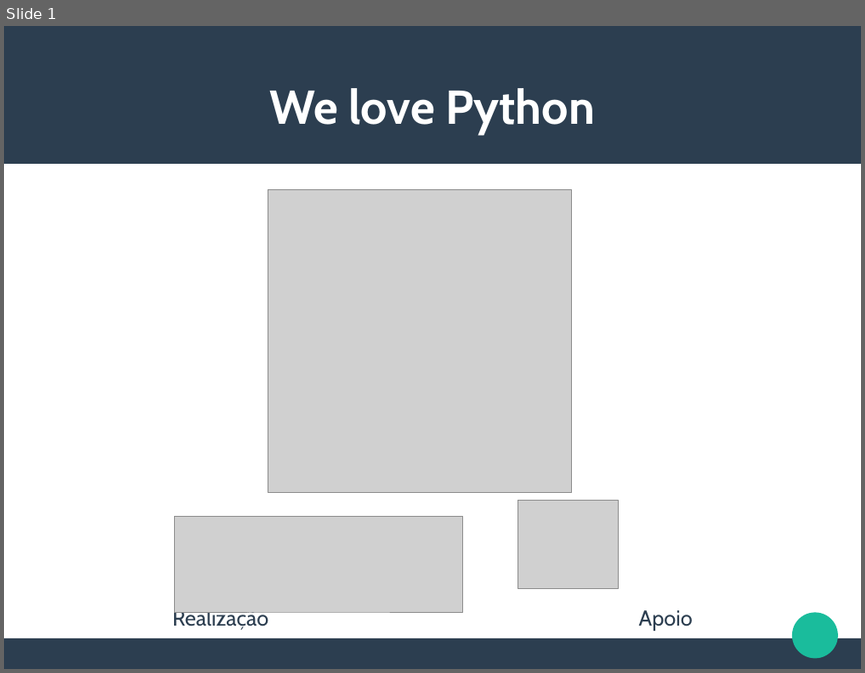
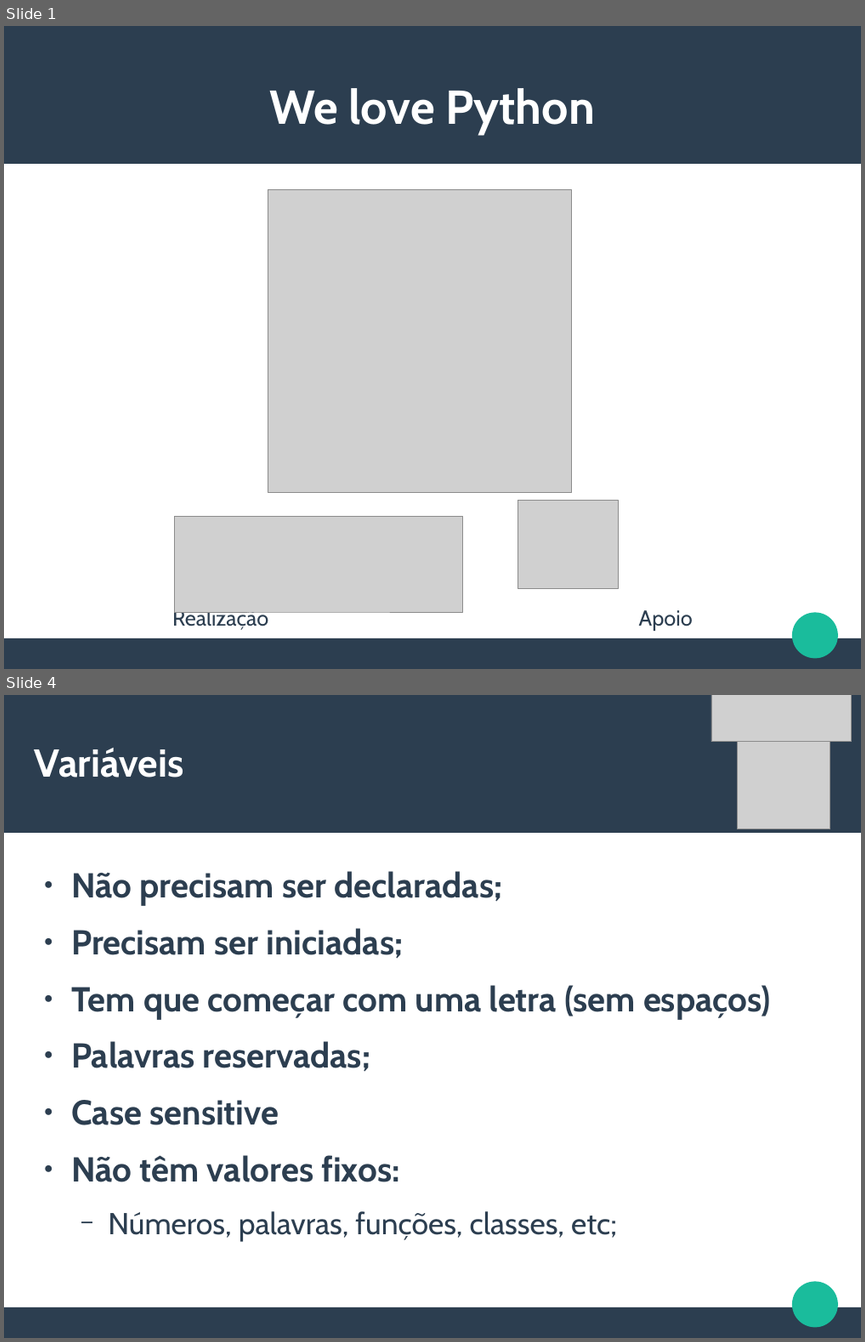
Before and after one commit to CalicoUFSC/minicurso-python, a slide deck: Aula1/Aula1.odp. Shown one above the other, each under a label of ours: slide 1 before the commit, slides 1 and 4 after it; the slides between them are not shown. The pictures are 865x673 and 865x1342 pixels, drawn with LibreOffice and Linux fonts; fonts in the diff are those of the drawing; grey boxes stand for pictures. Boxes give left, top, right and bottom in pixels: in the first picture for what was removed or moved away, otherwise in the second. Text is boxed around its words. In the diff, an @@ line names an element or a change of style, - is before the commit and + after.

```diff
--- a/Aula1/Aula1.odp
+++ b/Aula1/Aula1.odp
@@ slide 4 added at [4, 695, 861, 1338], background #FFFFFF; not listed: 3 template elements that a slide beside it also shows @@
@@ picture added at [711, 695, 851, 742] @@
@@ picture added at [738, 736, 830, 829] @@
@@ title added at [35, 748, 184, 777], 36 pt, text #FFFFFF, bold @@
+Variáveis
@@ text added at [71, 871, 771, 1241], 32 pt, text #2C3E50, bold @@
+● Não precisam ser declaradas;
+● Precisam ser iniciadas;
+● Tem que começar com uma letra (sem espaços)
+● Palavras reservadas;
+● Case sensitive
+● Não têm valores fixos:
+  − Números, palavras, funções, classes, etc;
```
Also in this commit, not shown: 1 slide changed, 13 other slides added, 1 slide removed, 1 other file.
